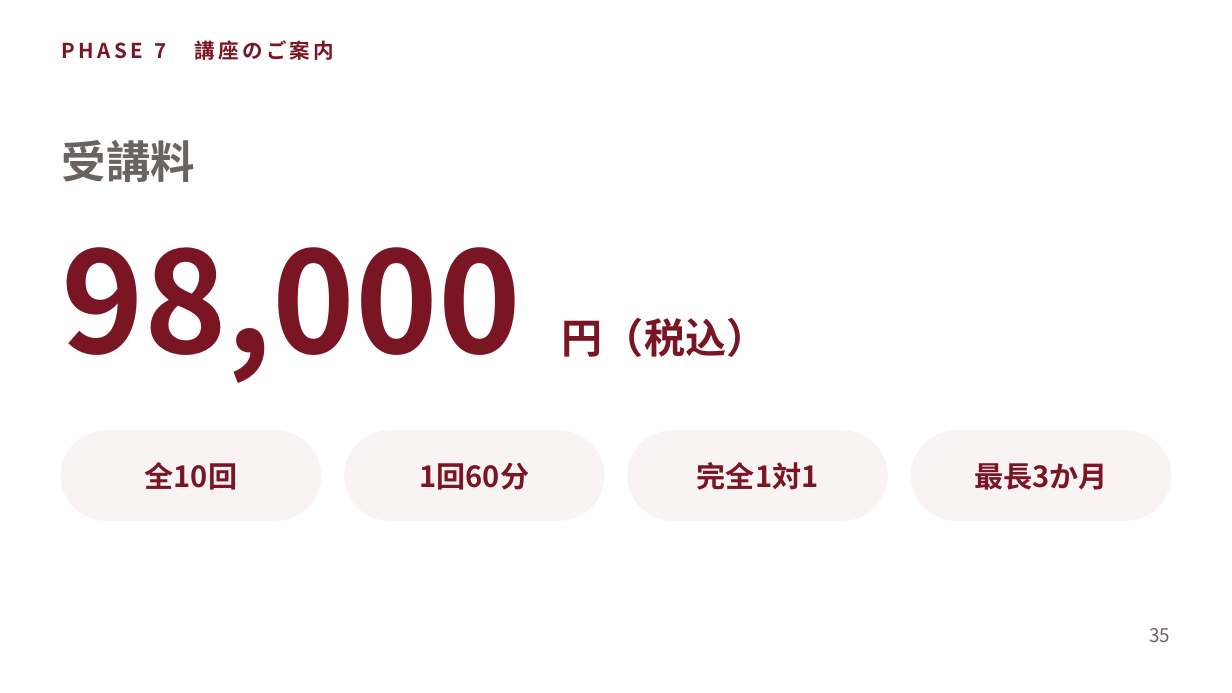
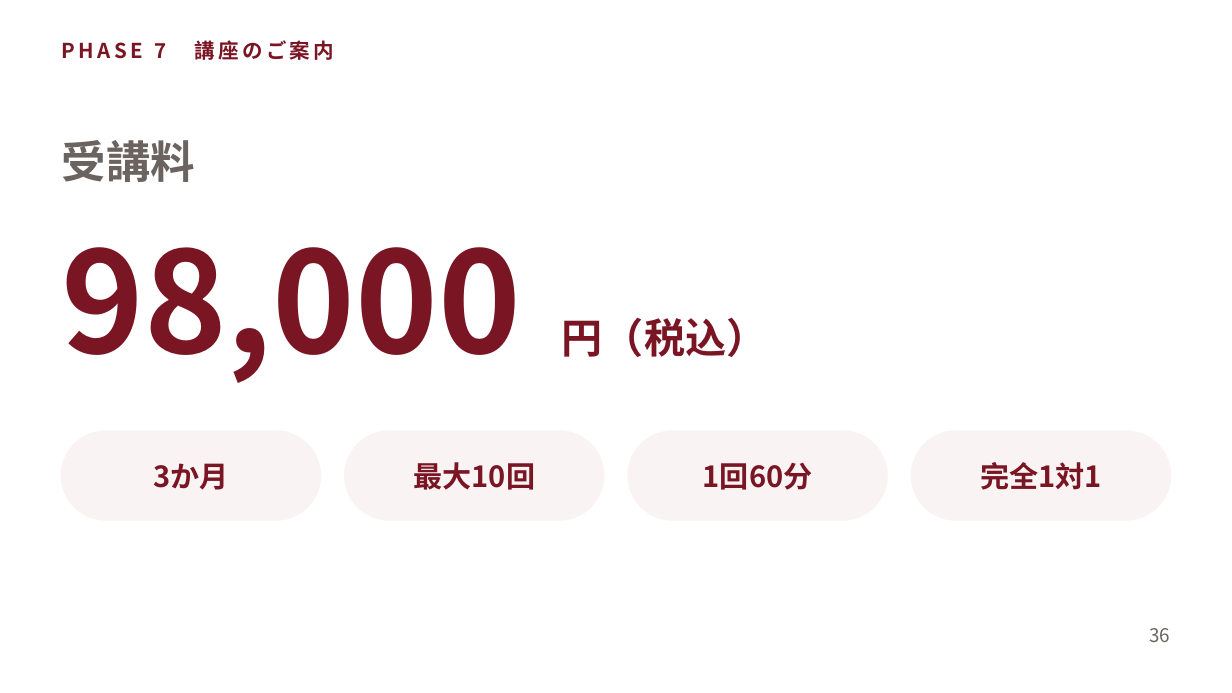
Before and after one commit to shiori0823/shiorin-trainer, a slide deck: slide 36 of deck/consultation-deck.pptx (slide 35 before the commit). Drawn at 1232x693 pixels with LibreOffice and Linux fonts; fonts in the diff are those of the drawing. Boxes give left, top, right and bottom in pixels: in the first picture for what was removed or moved away, otherwise in the second. Text is boxed around its words. In the diff, an @@ line names an element or a change of style, - is before the commit and + after.

```diff
--- a/deck/consultation-deck.pptx
+++ b/deck/consultation-deck.pptx
@@ text at [153, 463, 228, 490]: text changed @@
-全10回
+3か月
@@ text at [413, 462, 535, 490]: text changed @@
-1回60分
+最大10回
@@ text at [703, 462, 813, 490]: text changed @@
-完全1対1
+1回60分
@@ text at [980, 462, 1102, 490]: text changed @@
-最長3か月
+完全1対1
@@ text at [1149, 628, 1170, 642]: text changed @@
-35
+36
```
Also in this commit, not shown: 7 other slides changed, 2 slides added, 1 slide removed, 10 other files.
